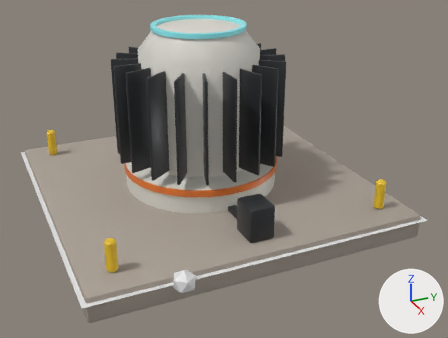
The glTF model res/models/placement/power/stirling_generator_2x2.gltf as it was, and as the next commit left it.
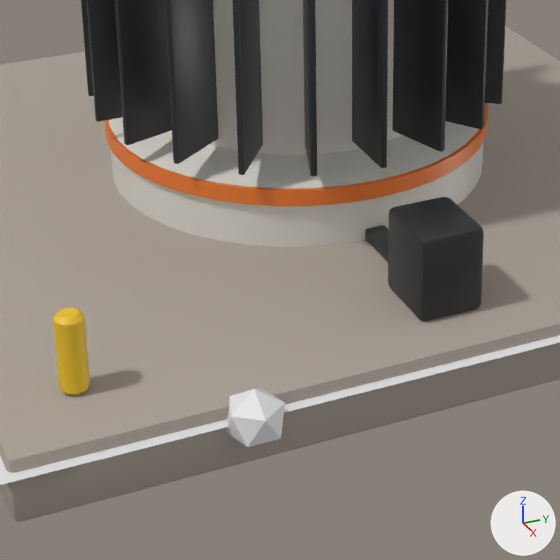
Each version appears first whole from a camera (50 mm lens) standing at (6.76, -2.72, 3.52) and looking at (0.41, 0.14, 0.34), and next in a close-up on the part from 18% to 68% of the width and 34% to 100% of the height. Lighting does not change. The marker at lower right points along +X, +Y and +Z. The last two pictures show the newer version. Where no turn or scale is listed for an object, it has been applied to the vertices.

Objects in the first close-up: '%P%AnchorOut', '%P%Footprint', 'StirlingGenerator'.
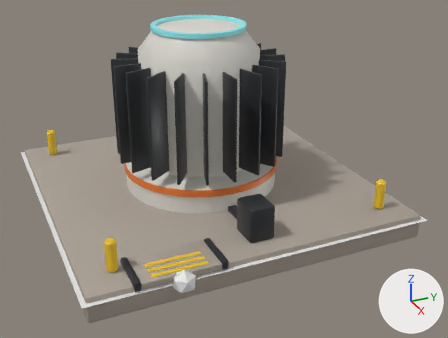
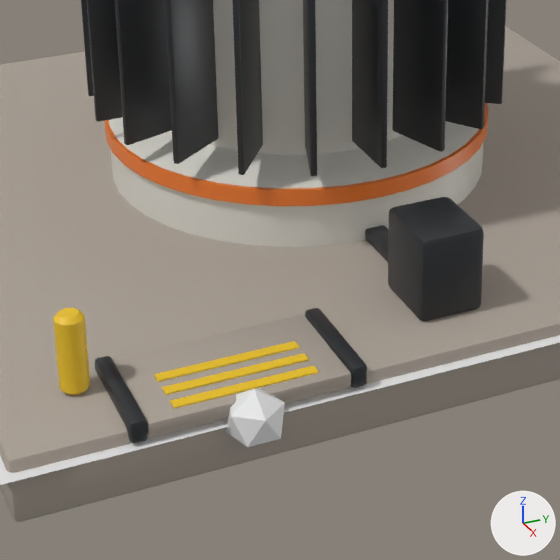
What the commit changed:
Mesh me_v_anchorout is new.
It has 192 vertices, 360 faces and spans x 1.48..1.98, y -1.49..-0.51, z 0.01..0.11.
Faces by material slot: [108, 216, 36].
It uses material mat_concrete (grey #aaa095).
It uses material mat_frame_graphite (dark grey #35373a).
It uses material mat_hazard_yellow (yellow #edc427).
Object '%V%AnchorOut+' (ob_v_anchorout) is new; it shows me_v_anchorout.
Its location is (0.0, 0.0, 0.0).

Where the change shows, as pixel boxes (x1, y1, x2, y2) in the close-ups (560 x 560 px):
'%V%AnchorOut+', added
    after: (95, 308, 367, 443)
    faces in mat_concrete (grey #aaa095): (112, 315, 351, 435)
    faces in mat_hazard_yellow (yellow #edc427): (154, 341, 319, 409)
    faces in mat_frame_graphite (dark grey #35373a): (95, 308, 367, 443)
